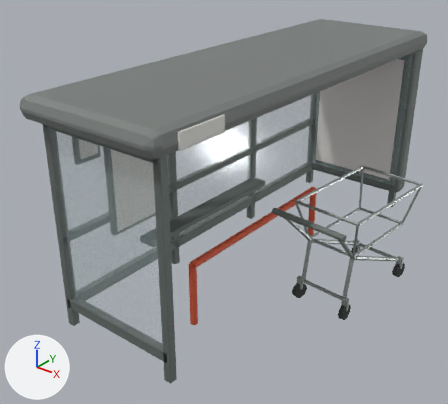
What one commit did to the Blender file blender/source/bus-shelter/preston-busstop-blockout.blend.
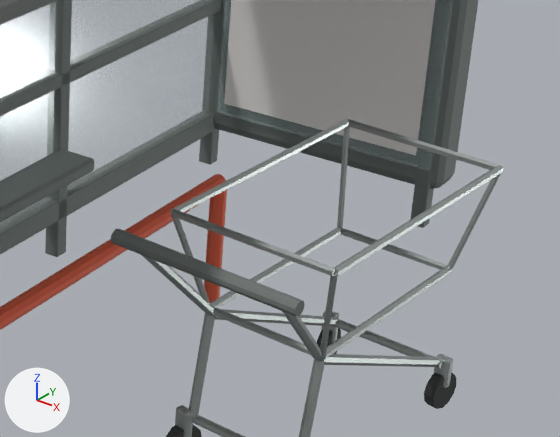
The first picture shows the older version from a 50 mm lens placed at (3.93, -5.6, 4.05), pointed at (-0.09, -0.58, 0.94). The close-ups show the older and then the newer version on the part from 51% to 99% of the width and 30% to 71% of the height of that picture. Only the edits that show in the close-ups are written down. The axes (+X, +Y, +Z) are drawn at lower left. The lights are the same throughout.

The first close-up shows 'BUSSTOP_AdvertGlass', 'BUSSTOP_AdvertHousing_Outer', 'BUSSTOP_Advert_DecalSurface', 'BUSSTOP_BenchRail_Horizontal', 'BUSSTOP_Bench_Perch', 'BUSSTOP_Frame_RearRail_028', 'BUSSTOP_Frame_RearRail_103', 'BUSSTOP_Frame_RearUpright_03', 'BUSSTOP_Glass_Rear02', 'BUSSTOP_Glass_Rear03', 'TROLLEY_Basket_Rim_03', 'TROLLEY_Handle_Bar' and 29 more.
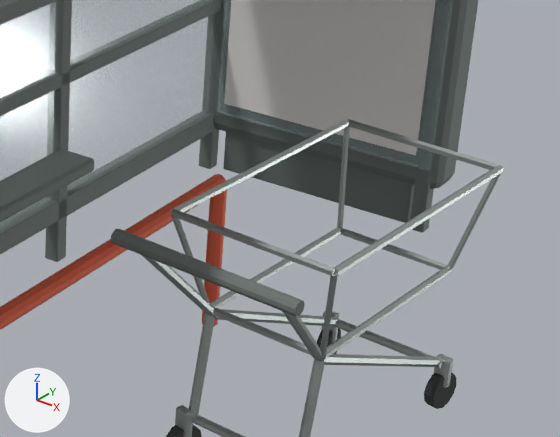
Where the newer file only moved an object's origin or applied its transform, the numbers keep the older frame.

The change in detail:
Mesh me_busstop_adverthousing_plinth_mesh is new.
It has 56 vertices, 54 faces and spans x -0.61..0.61, y -0.09..0.09, z -0.14..0.14.
It uses material mat_mat_busstop_darkmetal_placeholder (grey #79817e).
Object 'BUSSTOP_AdvertHousing_Plinth' (ob_busstop_adverthousing_plinth) is new; it shows me_busstop_adverthousing_plinth_mesh.
Its parent is ob_busstop_adverthousing.
Its location is (0.01, 2.47, 0.11).

Location of each change, (x1, y1, x2, y2) in pixels of the close-ups (560 x 437 px):
'BUSSTOP_AdvertHousing_Plinth', added
    after: (223, 132, 415, 223)
